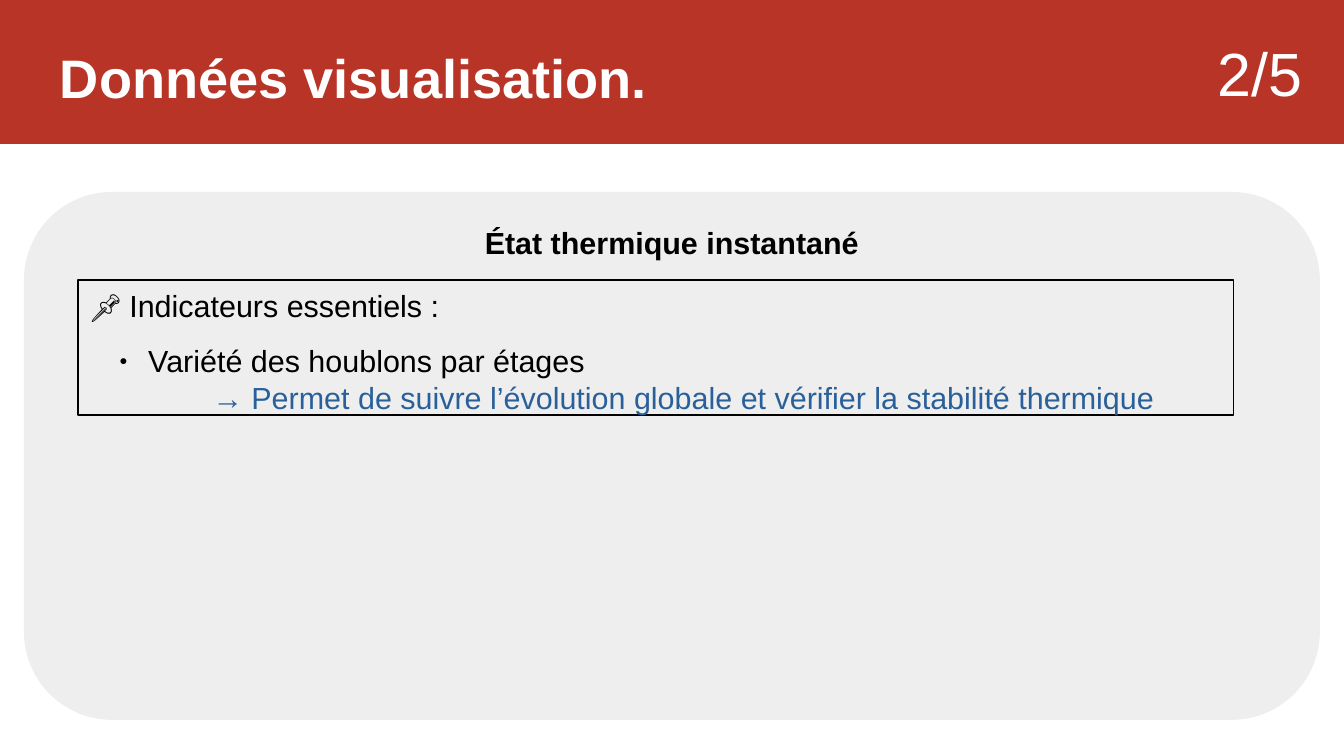
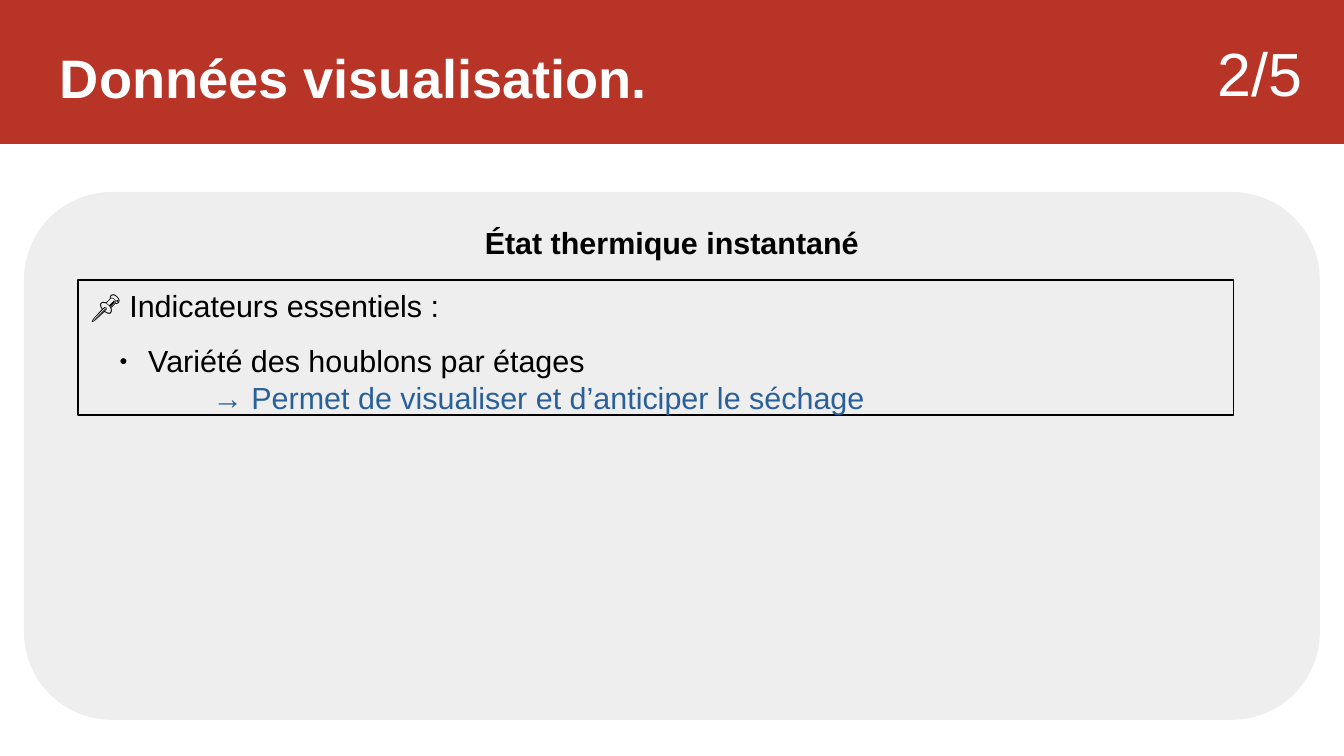
Before and after one commit to Sauvage89/sechoir-houblon, a slide deck: slide 19 of doc/diaporama/revu2/revu2_sauvage.odp. Drawn at 1344x756 pixels with LibreOffice and Linux fonts; fonts in the diff are those of the drawing. Boxes give left, top, right and bottom in pixels: in the first picture for what was removed or moved away, otherwise in the second. Text is boxed around its words. In the diff, an @@ line names an element or a change of style, - is before the commit and + after.

```diff
--- a/doc/diaporama/revu2/revu2_sauvage.odp
+++ b/doc/diaporama/revu2/revu2_sauvage.odp
@@ text in rectangle at bbox=[251, 386, 864, 415]: text changed @@
-→ Permet de suivre l’évolution globale et vérifier la stabilité thermique
+→ Permet de visualiser et d’anticiper le séchage
```
Also in this commit, not shown: 18 other slides changed, 9 slides added, 3 slides removed.
